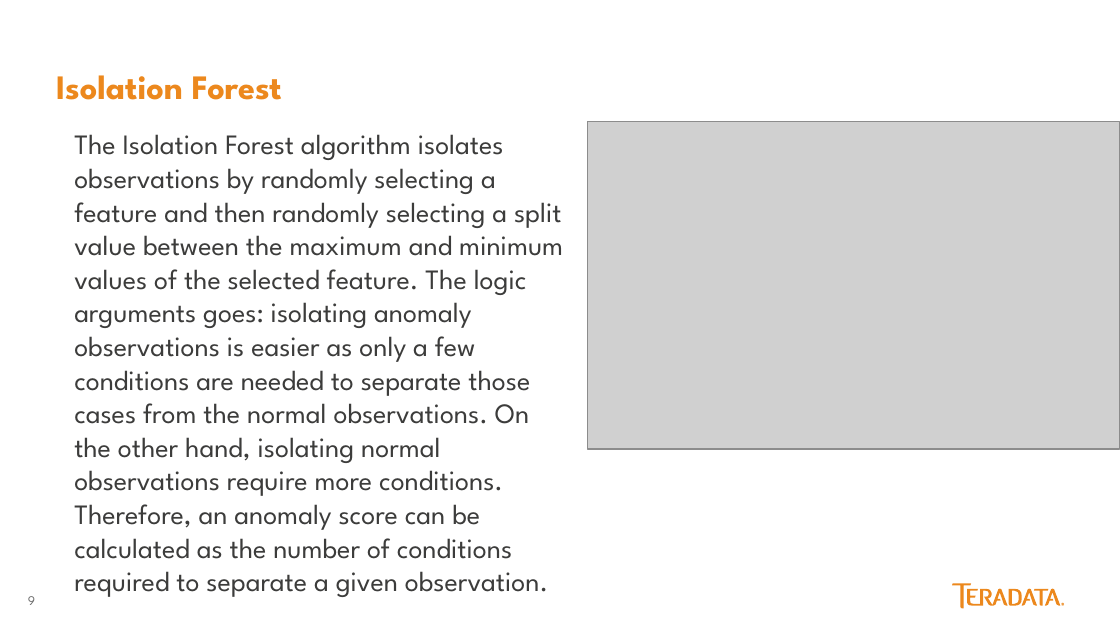
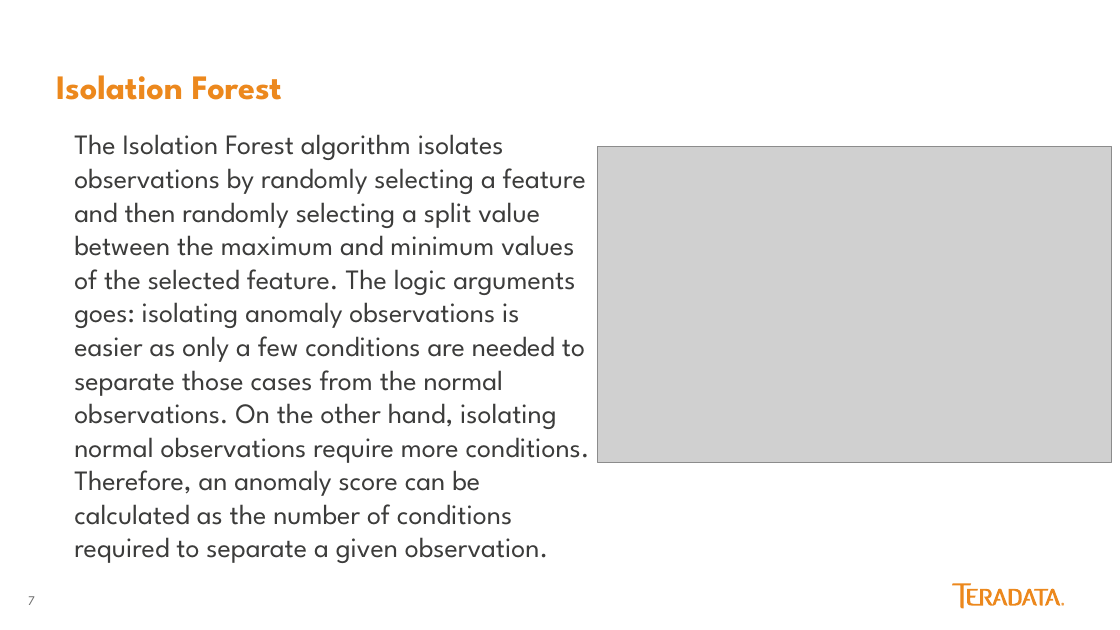
Before and after one commit to jackalwoods/Anomaly-Detection, a slide deck: slide 7 of Anamoly Detection.pptx (slide 9 before the commit). Drawn at 1120x630 pixels with LibreOffice and Linux fonts; fonts in the diff are those of the drawing; grey boxes stand for pictures. Boxes give left, top, right and bottom in pixels: in the first picture for what was removed or moved away, otherwise in the second. Text is boxed around its words. In the diff, an @@ line names an element or a change of style, - is before the commit and + after.

```diff
--- a/Anamoly Detection.pptx
+++ b/Anamoly Detection.pptx
@@ text "The Isolation Forest algorithm isolates ..." rewrapped from [74,134,563,597] to [74,134,590,563] @@
@@ picture: place and size @@
-picture at [588,121,1120,449]
+picture at [598,147,1112,463]
@@ page number at [28,596,35,605]: text changed @@
-9
+7
```
Also in this commit, not shown: 9 other slides changed.
